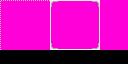
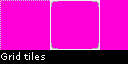
Comparing the layer stacks of the two 128px x 64px images. Changes:
showed "Grid tiles" over [1, 52, 45, 60]
